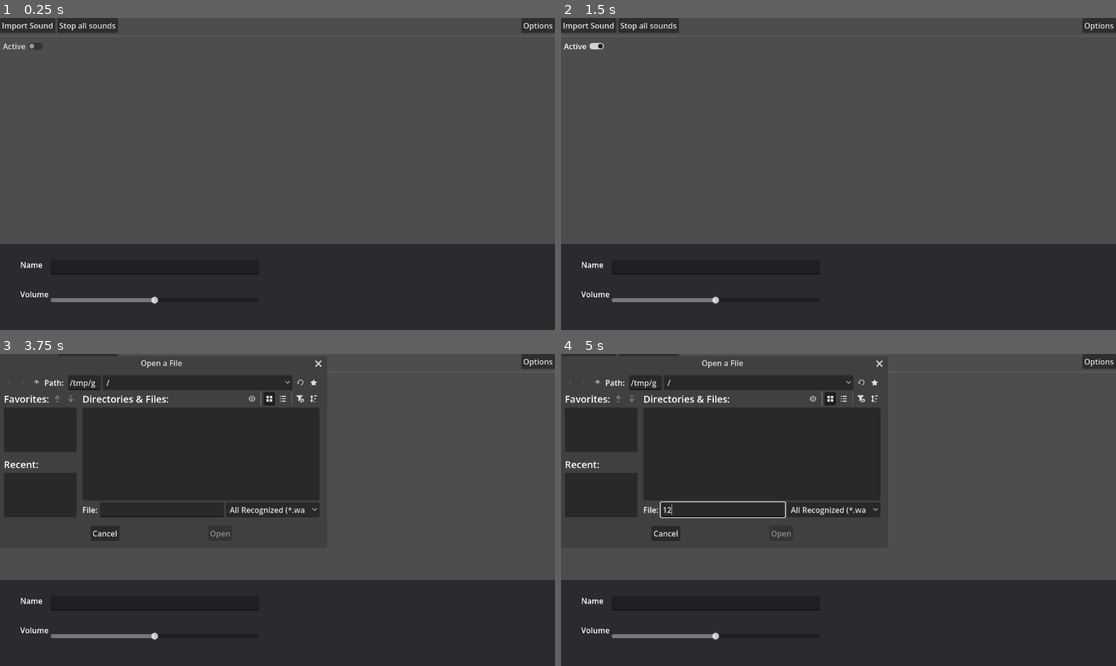
Above: before the commit, frames 1-4 (two rows, left to right).
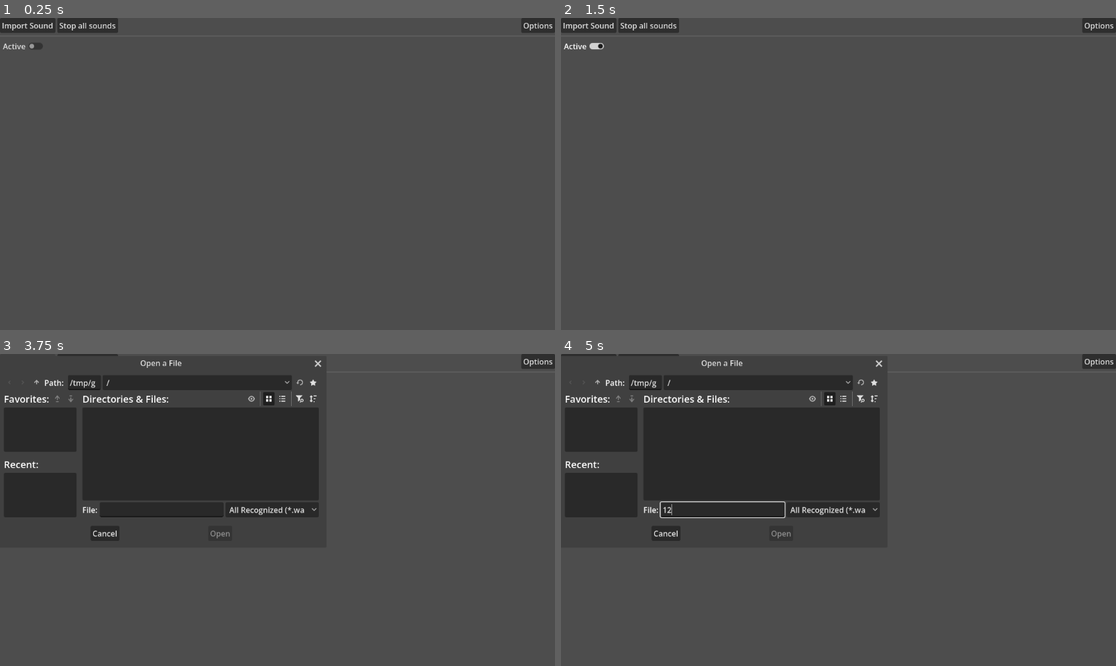
Above: after the commit, the same moments.

Repository: Fishlung/Soundboard-App
Game: Godot game, scene res://main.tscn
The game is run twice, just before and just after one commit, with the same random seed, the same clock (stepped at 60 frames per second) and the same inputs.
Inputs (mouse positions are in pixels of both pictures, inside the frame that each line leads up to):
- Up to frame 1 (0.25 s): no input
- Up to frame 2 (1.5 s): click "Stop all sounds" at 0.5 s; click "Active" at 1.25 s
- Up to frame 3 (3.75 s): click "Active" at 2 s; click "Active" at 2.75 s; click "Import Sound" at 3.5 s
- Up to frame 4 (5 s): click (721, 510) at 4.27 s; type "12" at 4.35 s

The runs differ from the first frame. In frame 1, 28% of the frame differs, in the area x 0-100%, y 72-100%; in frame 2, 28%; in frame 3, 28%; in frame 4, 28%, in the area x 0-100%, y 2-100%.

Commit message:
Added Deletion

Diff:
--- a/main.gd
+++ b/main.gd
@@ -10,6 +10,9 @@
 	%FileDialog.popup()
 
 func _on_stop_all_pressed() -> void:
+	stop_all()
+
+func stop_all():
 	for child in %SoundOptions.get_children():
 		if child is SoundButton:
 			child.sound_file.stop()
@@ -29,6 +32,13 @@
 	new_button.volume = Sound_Volume
 	new_button.right_clicked.connect(on_button_right_click)
 	%SoundContainer.add_child(new_button)
+
+func delete_button(button: SoundButton):
+	var saved_sounds = DirAccess.open("user://")
+	saved_sounds.remove(button.sound_path)
+	button.queue_free()
+	await get_tree().process_frame
+	save_buttons()
 
 func save_buttons():
 	var button_save = FileAccess.open("user://buttons.json", FileAccess.WRITE)
@@ -53,6 +63,18 @@
 	edited_button.volume = value
 	save_buttons()
 
+func _on_delete_pressed():
+	%DeleteButton.visible = false
+	%DeleteConfirm.visible = true
+
+func _on_delete_cancel():
+	%DeleteButton.visible = true
+	%DeleteConfirm.visible = false
+
+func _on_delete_yes_button_pressed() -> void:
+	delete_button(edited_button)
+	%SoundOptions.visible = false
+
 func _on_options_button_pressed() -> void:
 	%OptionsMenu.visible = !%OptionsMenu.visible
 
@@ -66,7 +88,6 @@
 		AudioServer.output_device = %OptionsMenu.settings["vac"]
 	else:
 		AudioServer.output_device = %OptionsMenu.settings["speaker"]
-
 
 func load_buttons():
 	if !FileAccess.file_exists("user://buttons.json"):
--- a/main.tscn
+++ b/main.tscn
@@ -55,6 +55,7 @@
 
 [node name="SoundOptions" type="ColorRect" parent="." unique_id=924983441]
 unique_name_in_owner = true
+visible = false
 z_index = 1
 layout_mode = 1
 anchors_preset = 12
@@ -103,6 +104,65 @@
 step = 0.001
 value = 1.0
 
+[node name="Deletion" type="Control" parent="SoundOptions" unique_id=687331500]
+layout_mode = 1
+anchors_preset = 3
+anchor_left = 1.0
+anchor_top = 1.0
+anchor_right = 1.0
+anchor_bottom = 1.0
+offset_left = -40.0
+offset_top = -40.0
+grow_horizontal = 0
+grow_vertical = 0
+
+[node name="DeleteButton" type="Button" parent="SoundOptions/Deletion" unique_id=68234597]
+unique_name_in_owner = true
+layout_mode = 0
+offset_left = -91.0
+offset_top = -11.0
+offset_right = 21.0
+offset_bottom = 20.0
+text = "Delete Sound"
+
+[node name="DeleteConfirm" type="Control" parent="SoundOptions/Deletion" unique_id=1808464388]
+unique_name_in_owner = true
+visible = false
+layout_mode = 1
+anchors_preset = 3
+anchor_left = 1.0
+anchor_top = 1.0
+anchor_right = 1.0
+anchor_bottom = 1.0
+offset_left = -40.0
+offset_top = -40.0
+grow_horizontal = 0
+grow_vertical = 0
+
+[node name="Label" type="Label" parent="SoundOptions/Deletion/DeleteConfirm" unique_id=1741664123]
+layout_mode = 0
+offset_left = -85.0
+offset_top = -41.0
+offset_right = 21.0
+offset_bottom = -18.0
+text = "Are you Sure?"
+
+[node name="DeleteYes" type="Button" parent="SoundOptions/Deletion/DeleteConfirm" unique_id=912570141]
+layout_mode = 0
+offset_left = -220.0
+offset_top = -11.0
+offset_right = -108.0
+offset_bottom = 20.0
+text = "Yes"
+
+[node name="DeleteNo" type="Button" parent="SoundOptions/Deletion/DeleteConfirm" unique_id=1970354073]
+layout_mode = 0
+offset_left = -91.0
+offset_top = -11.0
+offset_right = 21.0
+offset_bottom = 20.0
+text = "No"
+
 [node name="OptionsMenu" parent="." unique_id=471212449 instance=ExtResource("2_0xm2m")]
 unique_name_in_owner = true
 visible = false
@@ -124,4 +184,7 @@
 [connection signal="toggled" from="VBoxContainer/ActiveToggle" to="." method="_on_active_toggle"]
 [connection signal="text_submitted" from="SoundOptions/Name/NameEditor" to="." method="_on_name_editor_submitted"]
 [connection signal="value_changed" from="SoundOptions/Volume/VolumeSlider" to="." method="_on_volume_slider_value_changed"]
+[connection signal="pressed" from="SoundOptions/Deletion/DeleteButton" to="." method="_on_delete_pressed"]
+[connection signal="pressed" from="SoundOptions/Deletion/DeleteConfirm/DeleteYes" to="." method="_on_delete_yes_button_pressed"]
+[connection signal="pressed" from="SoundOptions/Deletion/DeleteConfirm/DeleteNo" to="." method="_on_delete_cancel"]
 [connection signal="pressed" from="OptionsButton" to="." method="_on_options_button_pressed"]
